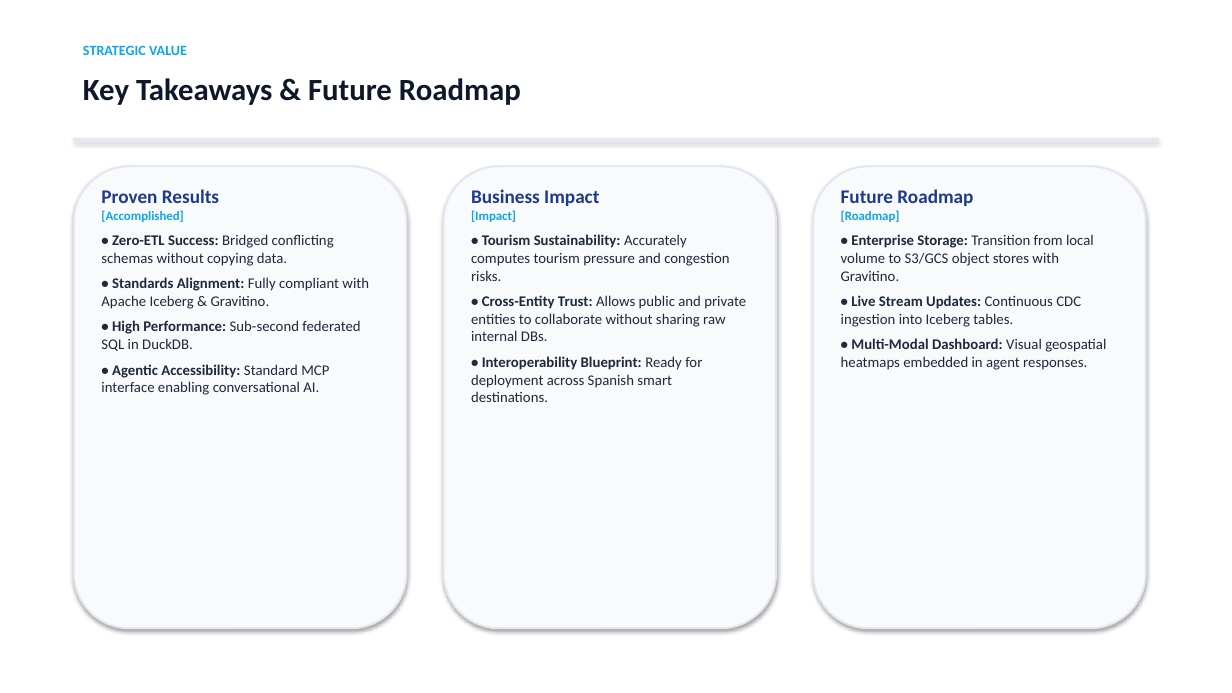
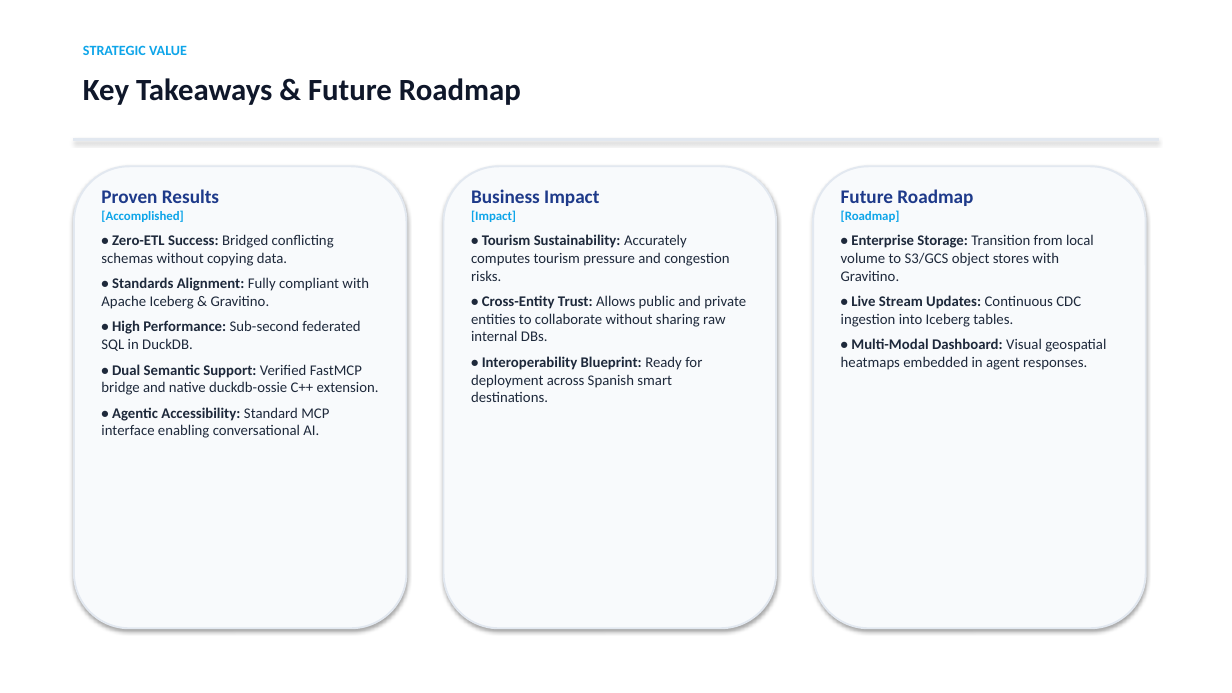
Before and after one commit to EunomiaUPM/DeploytourOnto, a slide deck: slide 14 of DEPLOYTOUR_PoC_Architecture_and_Testing.pptx (slide 13 before the commit). Drawn at 1232x693 pixels with LibreOffice and Linux fonts; fonts in the diff are those of the drawing. Boxes give left, top, right and bottom in pixels: in the first picture for what was removed or moved away, otherwise in the second. Text is boxed around its words. In the diff, an @@ line names an element or a change of style, - is before the commit and + after.

Commit message:
docs: upgrade README, TESTING, and presentation with duckdb-ossie evaluation

```diff
--- a/DEPLOYTOUR_PoC_Architecture_and_Testing.pptx
+++ b/DEPLOYTOUR_PoC_Architecture_and_Testing.pptx
@@ text at [101, 364, 379, 395]: paragraph added @@
+• Dual Semantic Support: Verified FastMCP bridge and native duckdb-ossie C++ extension.
```
Also in this commit, not shown: 1 other slide changed, 1 slide added, 3 other files.
